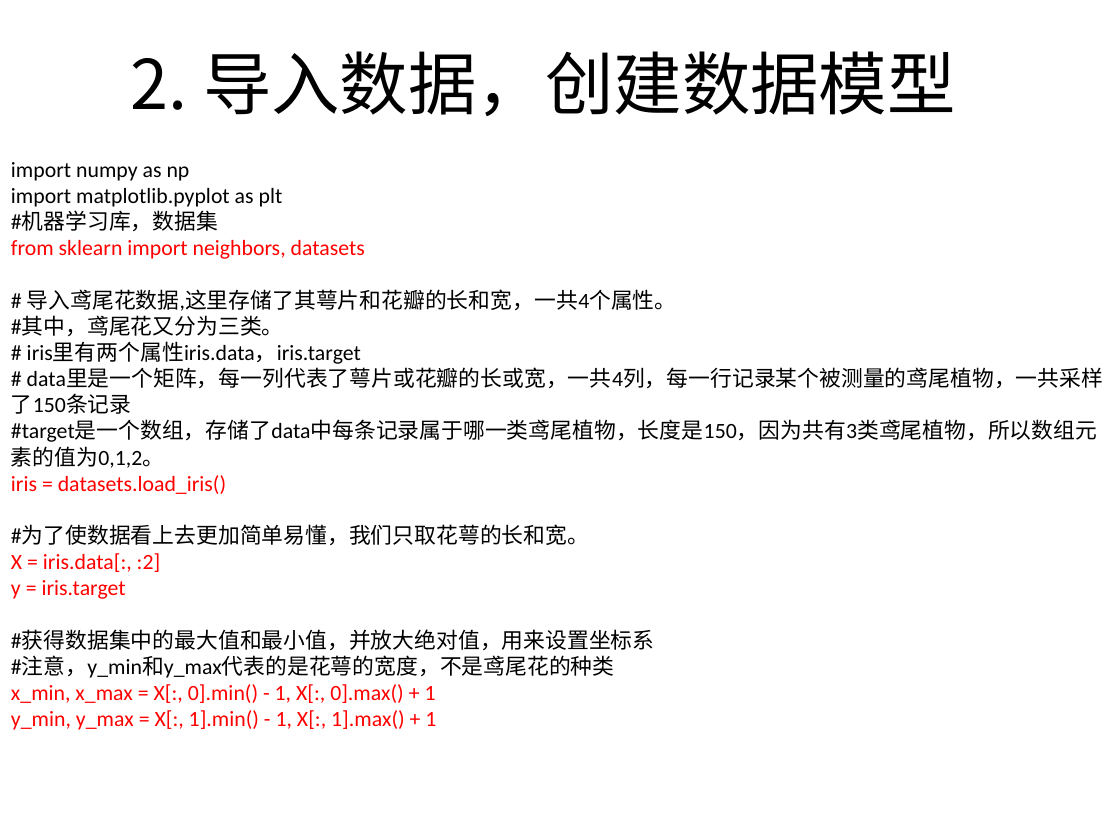
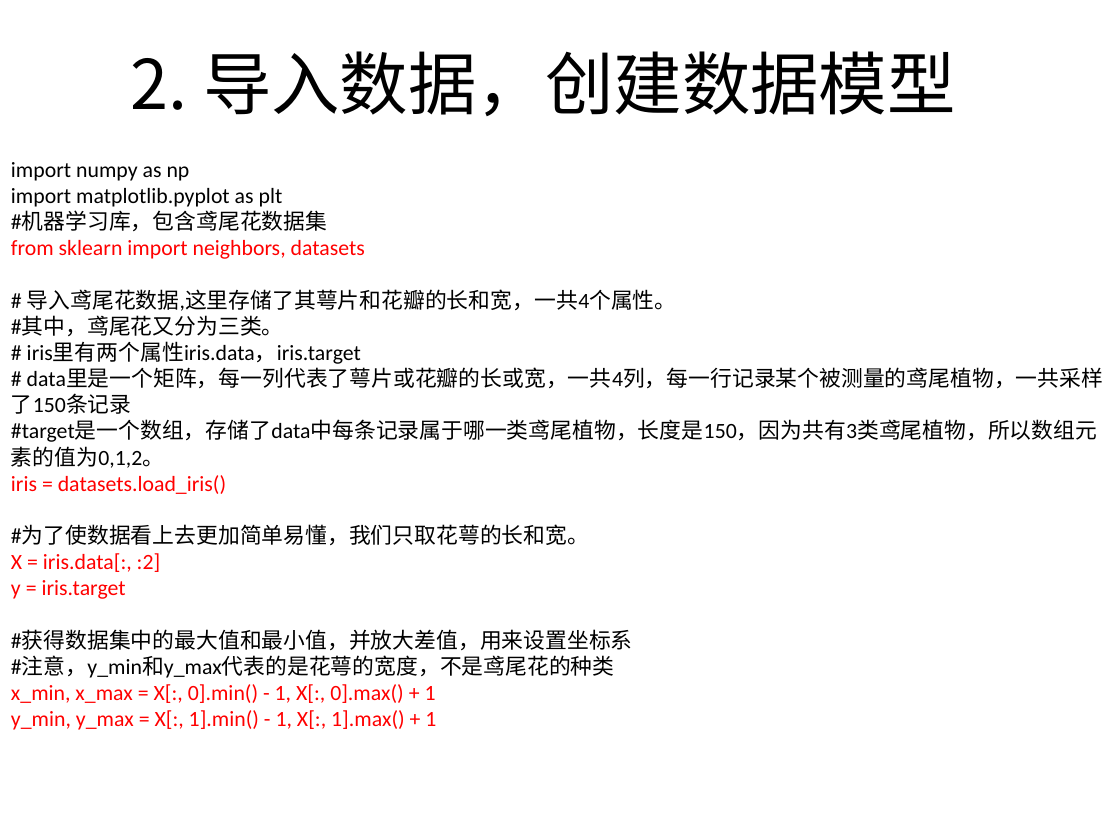
Before and after one commit to BattalionCommander/Python, a slide deck: slide 10 of cls_23聚类算法.pptx. Drawn at 1120x840 pixels with LibreOffice and Linux fonts; fonts in the diff are those of the drawing; background and template pictures are left out. Boxes give left, top, right and bottom in pixels: in the first picture for what was removed or moved away, otherwise in the second. Text is boxed around its words. In the diff, an @@ line names an element or a change of style, - is before the commit and + after.

```diff
--- a/cls_23聚类算法.pptx
+++ b/cls_23聚类算法.pptx
@@ text at (x1=11, y1=211, x2=327, y2=231): text changed @@
-#机器学习库，数据集
+#机器学习库，包含鸢尾花数据集
@@ text at (x1=11, y1=629, x2=633, y2=650): text changed @@
-#获得数据集中的最大值和最小值，并放大绝对值，用来设置坐标系
+#获得数据集中的最大值和最小值，并放大差值，用来设置坐标系
```
Also in this commit, not shown: 8 other slides changed, 1 slide added, 1 other file.
